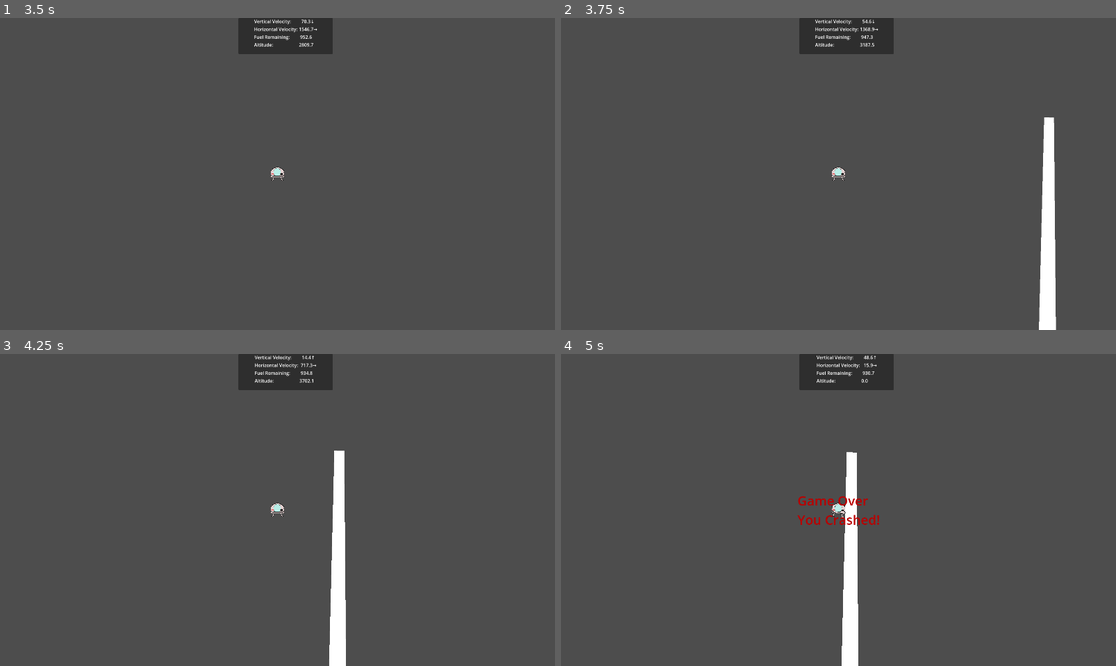
Above: before the commit, frames 1-4 (two rows, left to right).
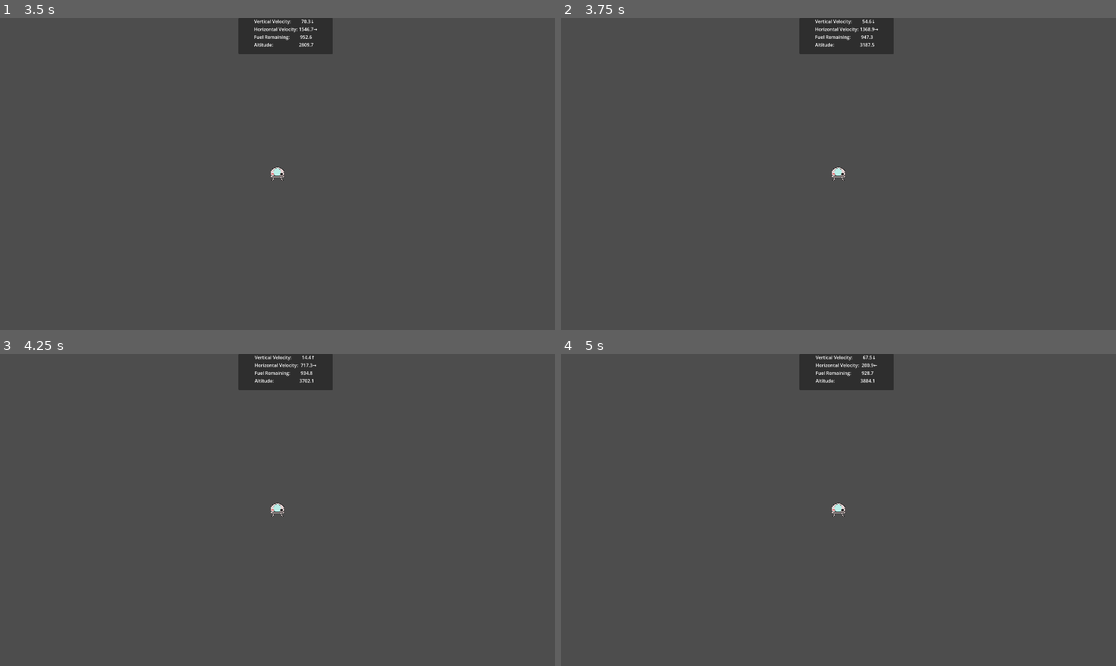
Above: after the commit, the same moments.

Repository: BriarSMC/LunarLander
Game: Godot game, scene res://scenes/start_level.tscn
Two runs of this game, one before a commit and one after it. Both use one fixed random seed, a clock stepped at 60 frames per second and the inputs below.
Inputs:
- Up to frame 1 (3.5 s): tap Enter at 0.5 s; hold Right (go_right) 0.53-1.28 s; hold Space (engine_control) 0.53-1.28 s; hold Left (go_left) 1.28-2.03 s; tap Space (engine_control) at 1.35, 2.85 s; hold Space (engine_control) 2.03-2.78 s; hold Right (go_right) from 2.03 s (still down)
- Up to frame 2 (3.75 s): tap Enter at 3.5 s; release Right (go_right) at 3.53 s; hold Left (go_left) from 3.53 s (still down); hold Space (engine_control) from 3.53 s (still down)
- Up to frame 3 (4.25 s): keep holding Left (go_left); keep holding Space (engine_control)
- Up to frame 4 (5 s): keep holding Left (go_left); release Space (engine_control) at 4.28 s; tap Space (engine_control) at 4.35 s

Frame 1 is identical in both runs. In frame 2, 1.7% of the frame differs, in the area x 86-90%, y 31-100%; in frame 3, 1.7%; in frame 4, 2.3%, in the area x 42-58%, y 0-100%.

Commit message:
add generated terrain

Diff:
--- a/scenes/start_level.tscn
+++ b/scenes/start_level.tscn
@@ -1,46 +1,27 @@
 [gd_scene load_steps=4 format=3 uid="uid://s4scnptdtbjt"]
 
+[ext_resource type="PackedScene" uid="uid://ra0pwppdahxo" path="res://scenes/terrain.tscn" id="1_2dkyr"]
 [ext_resource type="PackedScene" uid="uid://8sy5ghc53xc1" path="res://scenes/lander.tscn" id="1_6fapf"]
 [ext_resource type="PackedScene" uid="uid://cqci6ggmavg16" path="res://scenes/hud.tscn" id="2_w431u"]
 
-[sub_resource type="PhysicsMaterial" id="PhysicsMaterial_m5n5b"]
-rough = true
-
 [node name="StartLevel" type="Node2D"]
 
-[node name="Boundries" type="Node2D" parent="."]
+[node name="Terrain" parent="." instance=ExtResource("1_2dkyr")]
 
-[node name="LeftBoundry" type="Marker2D" parent="Boundries"]
-position = Vector2(0, -500)
-
-[node name="RightBoundry" type="Marker2D" parent="Boundries"]
-position = Vector2(3900, -100)
-metadata/_edit_lock_ = true
-
-[node name="surface" type="StaticBody2D" parent="."]
-position = Vector2(505, 863)
-collision_layer = 8
-collision_mask = 7
-physics_material_override = SubResource("PhysicsMaterial_m5n5b")
-metadata/_edit_group_ = true
-
-[node name="CollisionPolygon2D" type="CollisionPolygon2D" parent="surface"]
-polygon = PackedVector2Array(-540, -885, -496, -889, -491, -38, -404.71, -56.4553, -121, -116, 325, 45, 869, 79, 1347, -133, 1627, -133, 2015, 84, 2289.78, -137.397, 2431.92, -138.339, 2544, 101, 3314, 96, 3365, -12, 3389, -903, 3425, -904, 3434, 232, -530, 193)
-
-[node name="Polygon2D" type="Polygon2D" parent="surface"]
-position = Vector2(571, 30)
-scale = Vector2(2.07616, 1)
-polygon = PackedVector2Array(-534.159, -912, -512.966, -913, -511.077, -66.9953, -491.471, -75.6452, -332, -146, -120, 13, 142, 49, 370.963, -162, 509.68, -161, 696.082, 54, 831.91, -169, 895.884, -165, 948.867, 68, 1321.67, 63, 1346.72, -46, 1357.31, -936, 1373.69, -935, 1378.59, 204, 667.097, 202, -531, 195)
-
-[node name="Lander" parent="." node_paths=PackedStringArray("hud", "left_boundry_marker") instance=ExtResource("1_6fapf")]
+[node name="Lander" parent="." node_paths=PackedStringArray("hud", "terrain") instance=ExtResource("1_6fapf")]
 editor_description = "Lander Custom sObject"
 position = Vector2(1075, 29)
 mass = 10.0
 gravity_scale = 0.167
+max_vertical_velocity = 400.0
+max_horizontal_velocity = 100.0
+fuel_on_board = 1000.0
+engine_burn_rate = 20.0
+directional_burn_rate = 5.0
 directional_thrust = 200.0
 engine_thrust = 50000.0
 hud = NodePath("../HUD")
-left_boundry_marker = NodePath("../Boundries/LeftBoundry")
+terrain = NodePath("../Terrain")
 
 [node name="Camera2D" type="Camera2D" parent="Lander"]
 
--- /dev/null
+++ b/scenes/surface.tscn
@@ -0,0 +1,23 @@
+[gd_scene load_steps=3 format=3 uid="uid://qfg8o8urawvl"]
+
+[ext_resource type="Script" path="res://scripts/surface_polygon.gd" id="1_s4b23"]
+
+[sub_resource type="PhysicsMaterial" id="PhysicsMaterial_m5n5b"]
+rough = true
+
+[node name="surface" type="StaticBody2D"]
+position = Vector2(505, 863)
+collision_layer = 8
+collision_mask = 7
+physics_material_override = SubResource("PhysicsMaterial_m5n5b")
+metadata/_edit_group_ = true
+
+[node name="CollisionPolygon2D" type="CollisionPolygon2D" parent="."]
+polygon = PackedVector2Array(-540, -885, -496, -889, -491, -38, -404.71, -56.4553, -121, -116, 325, 45, 869, 79, 1347, -133, 1627, -133, 2015, 84, 2289.78, -137.397, 2431.92, -138.339, 2544, 101, 3314, 96, 3365, -12, 3389, -903, 3425, -904, 3434, 232, -530, 193)
+disabled = true
+
+[node name="SurfacePolygon" type="Polygon2D" parent="."]
+position = Vector2(571, 30)
+scale = Vector2(2.07616, 1)
+polygon = PackedVector2Array(-534.159, -912, -512.966, -913, -511.077, -66.9953, -491.471, -75.6452, -332, -146, -120, 13, 142, 49, 370.963, -162, 509.68, -161, 696.082, 54, 831.91, -169, 895.884, -165, 948.867, 68, 1321.67, 63, 1346.72, -46, 1357.31, -936, 1373.69, -935, 1378.59, 204, 667.097, 202, -531, 195)
+script = ExtResource("1_s4b23")
--- /dev/null
+++ b/scenes/terrain.tscn
@@ -0,0 +1,12 @@
+[gd_scene load_steps=2 format=3 uid="uid://ra0pwppdahxo"]
+
+[ext_resource type="Script" path="res://scripts/terrain.gd" id="1_yy81h"]
+
+[node name="Terrain" type="StaticBody2D"]
+collision_layer = 8
+collision_mask = 7
+script = ExtResource("1_yy81h")
+
+[node name="Poly" type="Polygon2D" parent="."]
+
+[node name="CollisionPolygon2D" type="CollisionPolygon2D" parent="."]
--- a/scripts/lander.gd
+++ b/scripts/lander.gd
@@ -50,7 +50,7 @@
 # with the Editor Inspector. From the scene containing Lander drag the
 # node to this exposed variable.
 @export var hud: CanvasLayer
-@export var left_boundry_marker: Marker2D
+@export var terrain: StaticBody2D
 
 # public variables
 
@@ -61,7 +61,6 @@
 var active := true
 var crashed := false
 var landed := false
-var too_high := false
 var engines_shutdown := false
 var previous_velocity: Vector2
 
@@ -104,7 +103,6 @@
 # Step 1
 	if not active: return
 # Step 2
-	printt(" physics_process -> Linear: ", linear_velocity, "   Prev: ", previous_velocity)
 	previous_velocity = linear_velocity
 # Step 3
 	_maneuver(delta)
@@ -135,7 +133,6 @@
 # Step 2: Shut the engines down
 # Step 3: See if we landed safely or crashed
 func _on_detect_landing_body_entered(_body):
-	print("_on_detect_landing signal fired")
 # Step 1
 	if lander_state != lander_states.INFLIGHT: return
 # Step 2
@@ -143,13 +140,10 @@
 # Step 3: See if we landed within maximum limits
 #	If so, emit we have landed.
 #	If not, emit we have crashed.
-	printt("_on_detect_landing(struts)", "Linear:", linear_velocity, "Prev:", previous_velocity, "Rotation:", rotation_degrees)
 	if (absf(previous_velocity.x) <= max_horizontal_velocity and
 		absf(previous_velocity.y) <= max_vertical_velocity):
-		printt("if is true -> Linear:", linear_velocity, "Prev:", previous_velocity)
 		emit_signal("lander_landed", previous_velocity)
 	else:
-		printt("if is false -> Linear:", linear_velocity, "Prev:", previous_velocity)
 		emit_signal("lander_crashed", previous_velocity)
 
 
@@ -170,7 +164,6 @@
 # Step 1
 	if crashed: return
 # Step 2
-	printt("_on_detect_side_contact -> Linear:", linear_velocity, "Prev:", previous_velocity)
 	emit_signal("lander_crashed", previous_velocity)
 
 
@@ -190,14 +183,12 @@
 # Step 3: Update HUD
 func we_crashed(vel: Vector2) -> void:
 # Step 1
-	print("we_crashed signal fired")
 	crashed = true
 	lander_state = lander_states.CRASHED
 # Step 2
 	$Altimeter.altimeter_stopped.emit()
 # Step 3
 	hud.hud_velocity_fuel_changed.emit(vel, fuel_remaining)
-	print("Crashed")
 
 
 # we_landed(vel)
@@ -213,15 +204,12 @@
 # Step 3: Update HUD with velocity and fuel values
 func we_landed(vel: Vector2) -> void:
 # Step 1
-	print("we_landed signal fired")
-	print("Rotation: ", rotation_degrees)
 	landed = true
 	lander_state = lander_states.LANDED
 # Step 2
 	$Altimeter.altimeter_stopped.emit()
 # Step 3
 	hud.hud_velocity_fuel_changed.emit(vel, fuel_remaining)
-	print("Landed")
 
 # Public Methods
 
@@ -272,8 +260,10 @@
 #==
 # Check in order of Severe to Normal and return the appropriate state
 func _check_lander_state() -> int:
-	if position.y < left_boundry_marker.position.y:
-		too_high = true
+	if (position.y < -200.0 or
+		position.x < -terrain.get_terrain_width() / 2.0 or
+		position.x > terrain.get_terrain_width() / 2.0):
+		print("Left Screen at: ", position)
 		return lander_states.LEFTSCREEN
 
 	if crashed:
--- /dev/null
+++ b/scripts/surface_polygon.gd
@@ -0,0 +1,10 @@
+extends Polygon2D
+
+
+# Thx to https://github.com/KoBeWi
+# https://github.com/godotengine/godot-proposals/issues/1804
+func _ready():
+	var poly := CollisionPolygon2D.new()
+	poly.polygon = polygon
+	poly.position = position
+	get_parent().call_deferred("add_child", poly)
--- /dev/null
+++ b/scripts/terrain.gd
@@ -0,0 +1,110 @@
+class_name Terrain
+extends StaticBody2D
+
+
+#region Description
+# <description>
+#endregion
+
+
+#region signals, enums, constants, variables, and such
+
+# signals
+
+# enums
+
+# constants
+
+# exports (The following properties must be set in the Inspector by the designer)
+
+@export var max_terrain_width := 8.0
+@export var min_segment_length := 30.0
+@export var max_segment_length := 120.0
+@export var min_segment_height := 30.0
+@export var max_segment_height := 200.0
+
+# public variables
+
+# private variables
+
+# onready variables
+
+@onready var poly := $Poly
+@onready var coll := $CollisionPolygon2D
+@onready var screen_height: float = get_viewport().content_scale_size.y
+@onready var terrain_width: float = get_viewport().content_scale_size.x * max_terrain_width
+
+#endregion
+
+
+# Virtual Godot methods
+
+# _ready()
+# Called when node is ready
+#
+# Parameters
+#		None
+# Return
+#		None
+#==
+# What the code is doing (steps)
+# NOTE: Child must call super._ready() if it defines own _ready() method
+func _ready() -> void:
+	poly.polygon = generate_points()
+	coll.polygon = poly.polygon
+	coll.position = position
+
+	printt("Width/Height: ", terrain_width, screen_height)
+
+
+
+# _process(delta)
+# Called once per frame
+#
+# Parameters
+#	delta: float            	Seconds elapsed since last frame
+# Return
+#	None
+#==
+# What the code is doing (steps)
+# NOTE: Child must call super._ready() if it defines own _ready() method
+func _process(delta) ->void:
+	pass
+
+
+# Built-in Signal Callbacks
+
+
+# Custom Signal Callbacks
+
+
+# Public Methods
+
+func get_terrain_width() -> float:
+	return terrain_width
+
+
+# Private Methods
+
+func generate_points() -> Array[Vector2]:
+	var arr: Array[Vector2]
+	var loc := - terrain_width / 2.0
+	var height: float
+
+	print("First loc: ", loc)
+	height = randf_range(min_segment_height, max_segment_height)
+	arr.append(Vector2(loc, screen_height - height))
+
+	while loc <= terrain_width / 2.0:
+		if randf_range(0.0, 1.0) > 0.333:
+			height = randf_range(min_segment_height, max_segment_height)
+		loc += randf_range(min_segment_length, max_segment_length)
+		arr.append(Vector2(loc, screen_height - height))
+
+	arr.append(Vector2(loc, screen_height))
+	arr.append(Vector2(-terrain_width / 2.0, screen_height))
+
+	return arr
+
+
+# Subclasses
